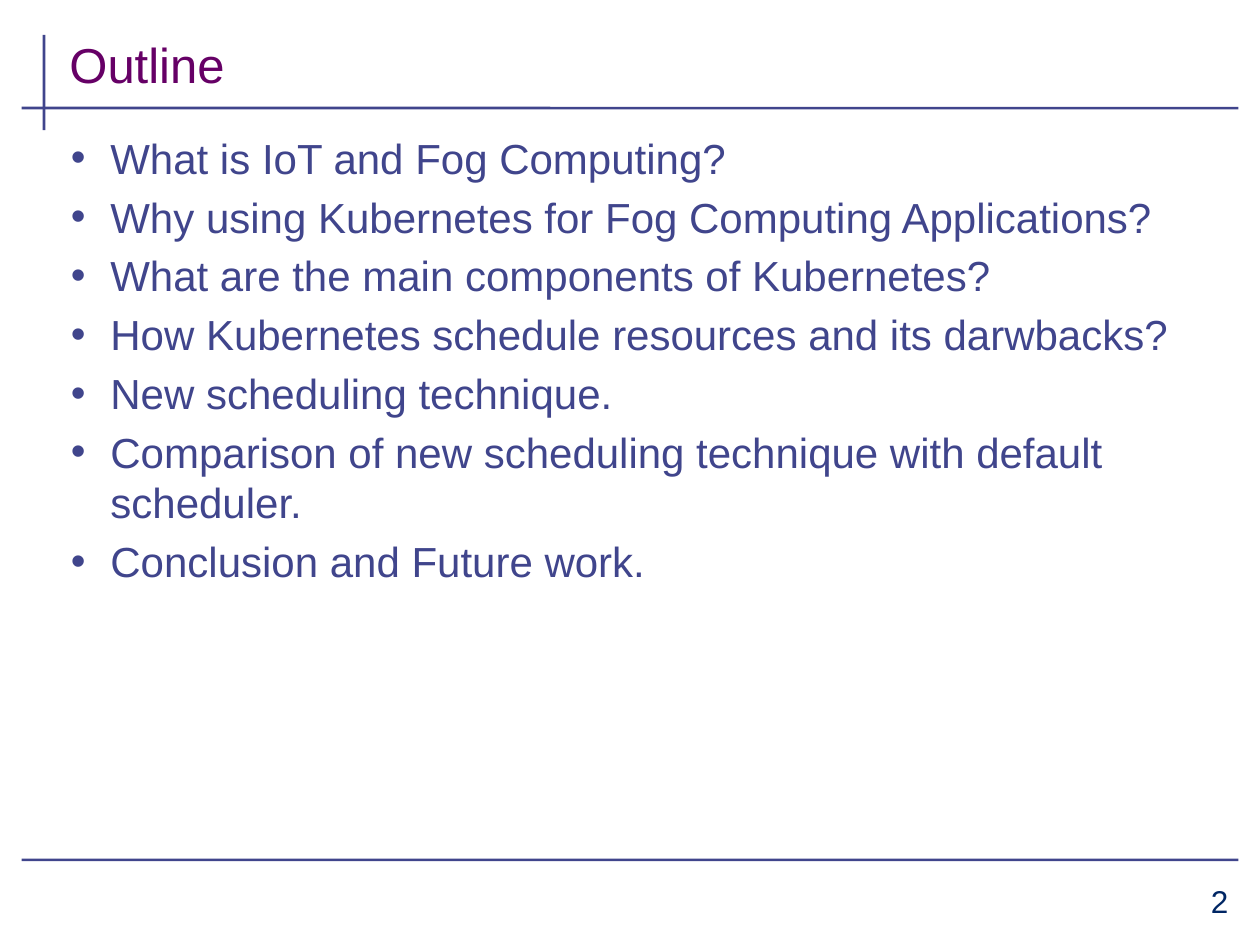
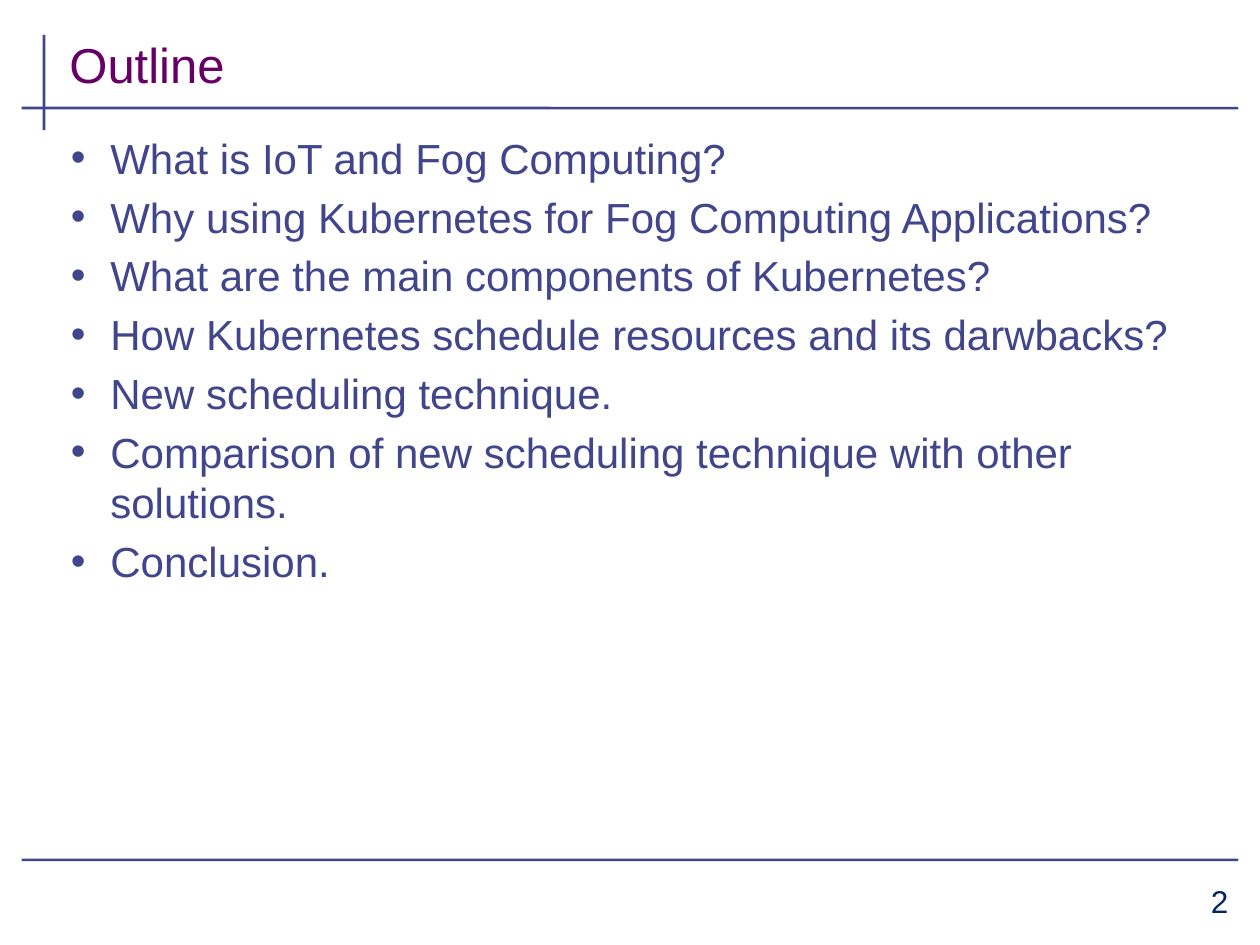
Before and after one commit to aahad91/Seminar-MLCN, a slide deck: slide 2 of Final_submission/presentation_draft.pptx. Drawn at 1260x945 pixels with LibreOffice and Linux fonts; fonts in the diff are those of the drawing; background and template pictures are left out. Boxes give left, top, right and bottom in pixels: in the first picture for what was removed or moved away, otherwise in the second. Text is boxed around its words. In the diff, an @@ line names an element or a change of style, - is before the commit and + after.

```diff
--- a/Final_submission/presentation_draft.pptx
+++ b/Final_submission/presentation_draft.pptx
@@ text at <box>110,437,1072,578</box>: text changed @@
-• Comparison of new scheduling technique with default scheduler.
-• Conclusion and Future work.
+• Comparison of new scheduling technique with other solutions.
+• Conclusion.
```
Also in this commit, not shown: 4 other slides changed, 5 slides added, 2 other files.
